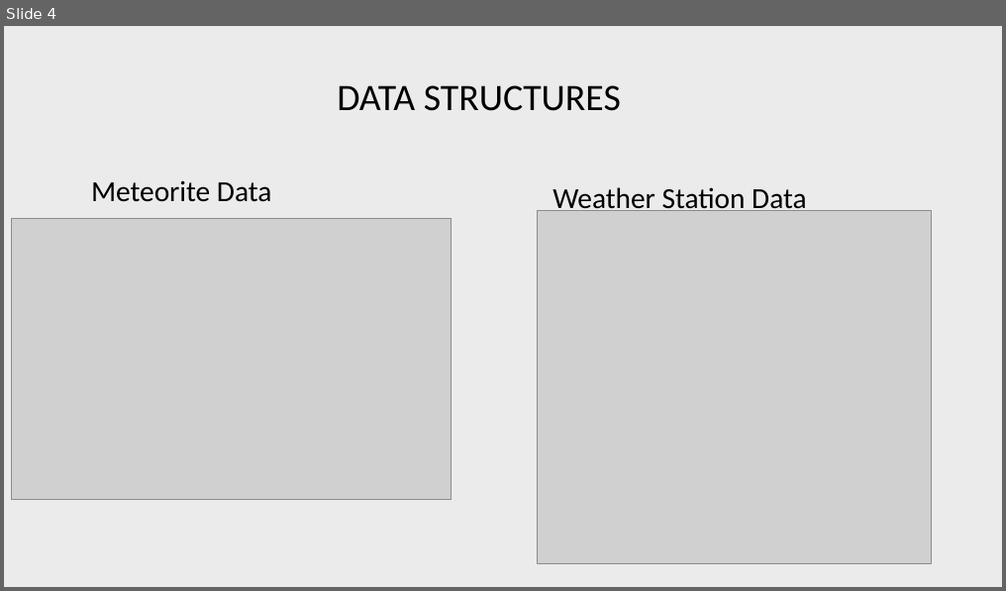
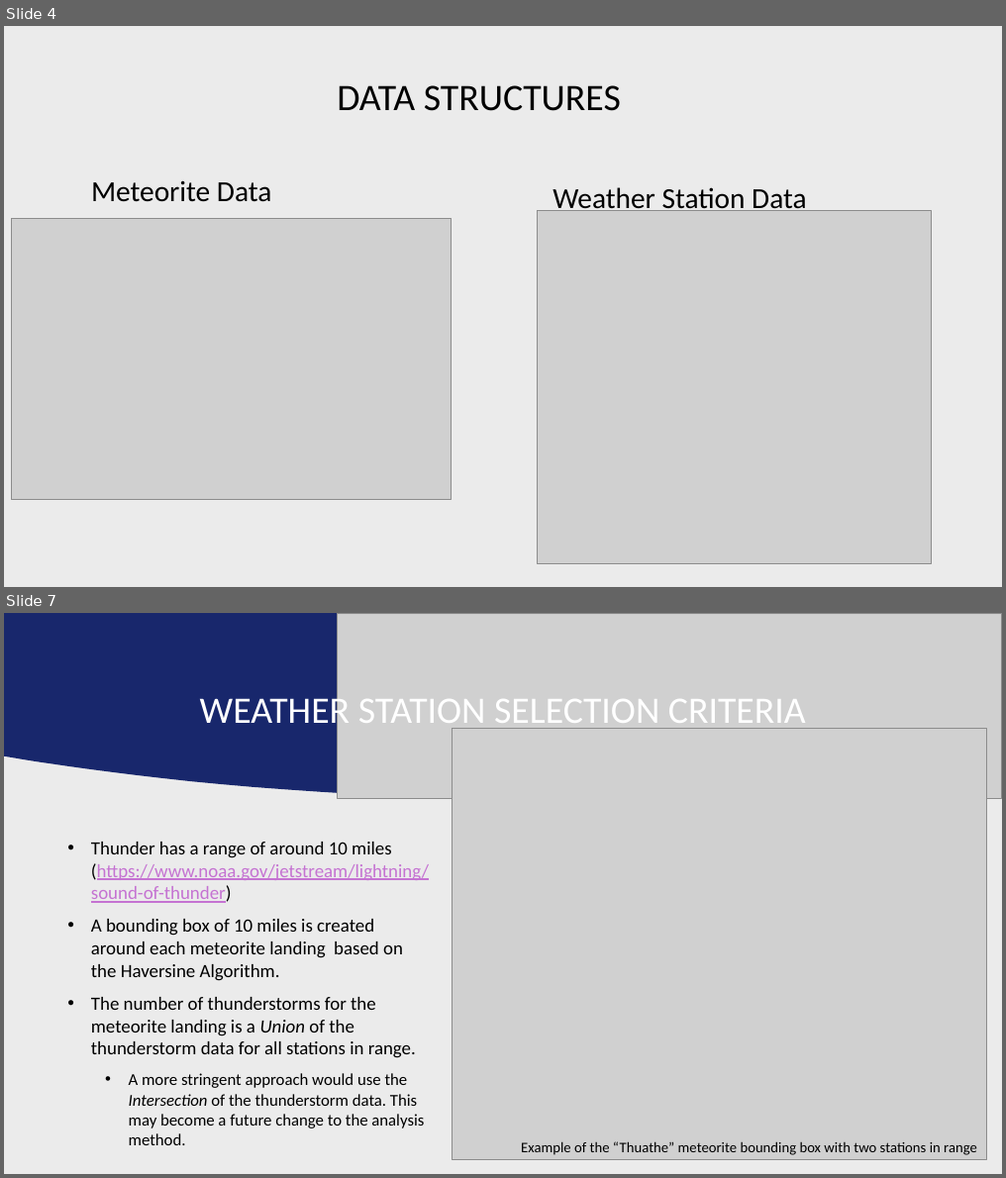
Before and after one commit to Jollyfalcon/Mjolnir, a slide deck: Mjolnir Group Presentation.pptx. Shown one above the other, each under a label of ours: slide 4 before the commit, slides 4 and 7 after it; the slides between them are not shown. The pictures are 1006x591 and 1006x1178 pixels, drawn with LibreOffice and Linux fonts; fonts in the diff are those of the drawing; grey boxes stand for pictures; background and template pictures are left out. Boxes give left, top, right and bottom in pixels: in the first picture for what was removed or moved away, otherwise in the second. Text is boxed around its words. In the diff, an @@ line names an element or a change of style, - is before the commit and + after.

```diff
--- a/Mjolnir Group Presentation.pptx
+++ b/Mjolnir Group Presentation.pptx
@@ slide 7 added at (4,613,1002,1174), background picture (left out) @@
@@ freeform shape added at (4,613,1002,799), fill #18276C @@
@@ picture added at (338,613,1002,799) @@
@@ title added at (200,691,806,732), 36 pt, text #FFFFFF @@
+WEATHER STATION SELECTION CRITERIA
@@ picture added at (452,728,987,1160) @@
@@ text added at (91,842,429,1146), 18 pt, text #000000 @@
+• Thunder has a range of around 10 miles (https://www.noaa.gov/jetstream/lightning/sound-of-thunder)
+• A bounding box of 10 miles is created around each meteorite landing based on the Haversine Algorithm.
+• The number of thunderstorms for the meteorite landing is a Union of the thunderstorm data for all stations in range.
+  • A more stringent approach would use the Intersection of the thunderstorm data. This may become a future change to the analysis method.
@@ text added at (521,1142,977,1156), 14 pt, text #000000 @@
+Example of the “Thuathe” meteorite bounding box with two stations in range
```
Also in this commit, not shown: 4 slides changed, 3 other slides added, 2 slides removed, 1 other file.
